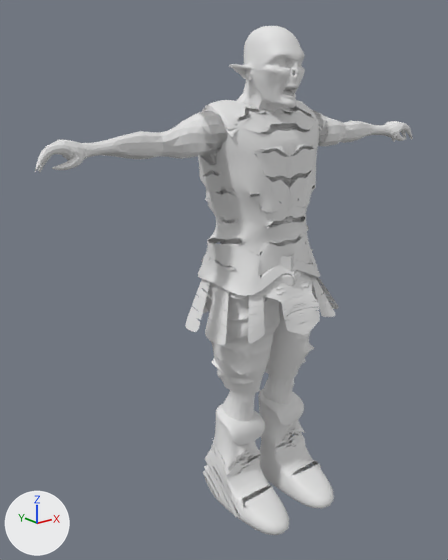
The Blender file TowerDefense/Assets/Resources/blender/orc_archer/model_orc_archer.blend: old version first, new version second.
Camera for both pictures: a 50 mm lens placed at (-16.36, -19.57, 17.4), pointed at (-1.37, -0.83, 9.9). Arrows for +X, +Y and +Z are at lower left; the lights stay in place. Mesh edges are drawn as thin lines on the coarser meshes.

Objects in the first picture: 'body', 'boot_left', 'boot_right', 'clothes_pants', 'clothes_shirt', 'clothes_skirt'.
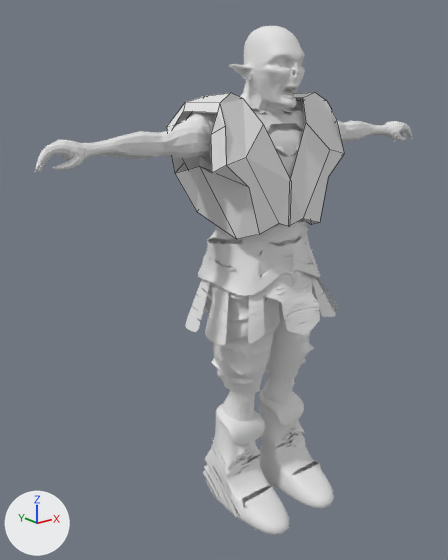
Edits to the bpy script that builds the scene:
```text
Add me_plane_005:
    me_plane_005.from_pydata(...)  # 36 vertices, 19 faces; spans x -1.14..0.02, y -1.91..1.87, z -4.8..0.33
Add ob_armature_body:
    ob_armature_body = bpy.data.objects.new('armature_body', me_plane_005)
    ob_armature_body.location = (-0.16, -1.4, 16.83)
    ob_armature_body.scale = (-2.87, 1.0, 1.0)
    _m = ob_armature_body.modifiers.new('Mirror', 'MIRROR')
```

Location of each change, (x1, y1, x2, y2) in pixels of the pictures (448 x 560 px):
'armature_body', added
    after: (166, 92, 344, 239)
